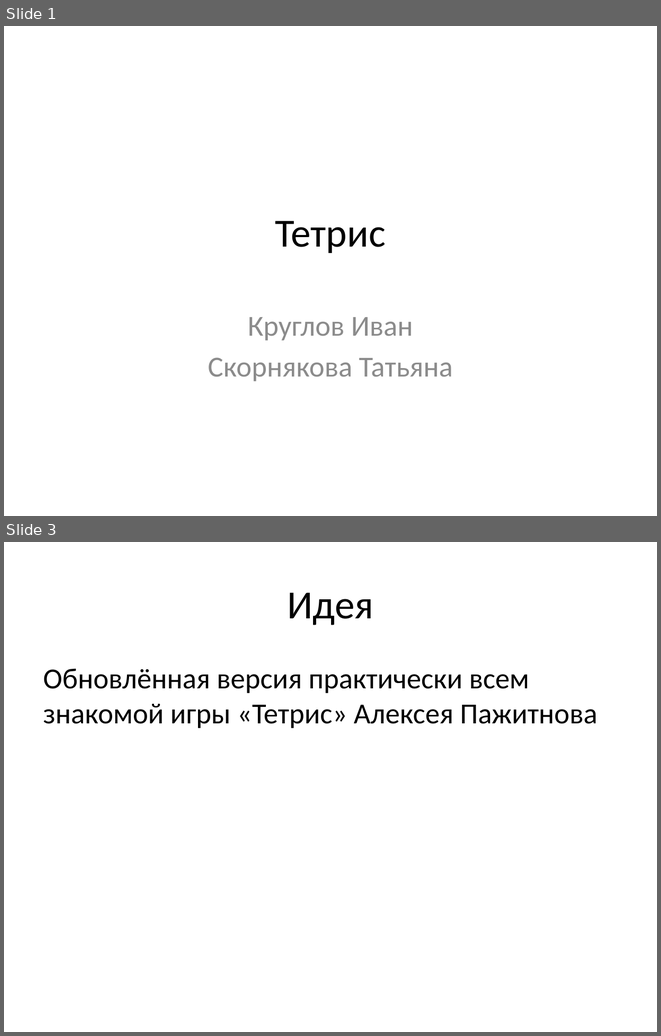
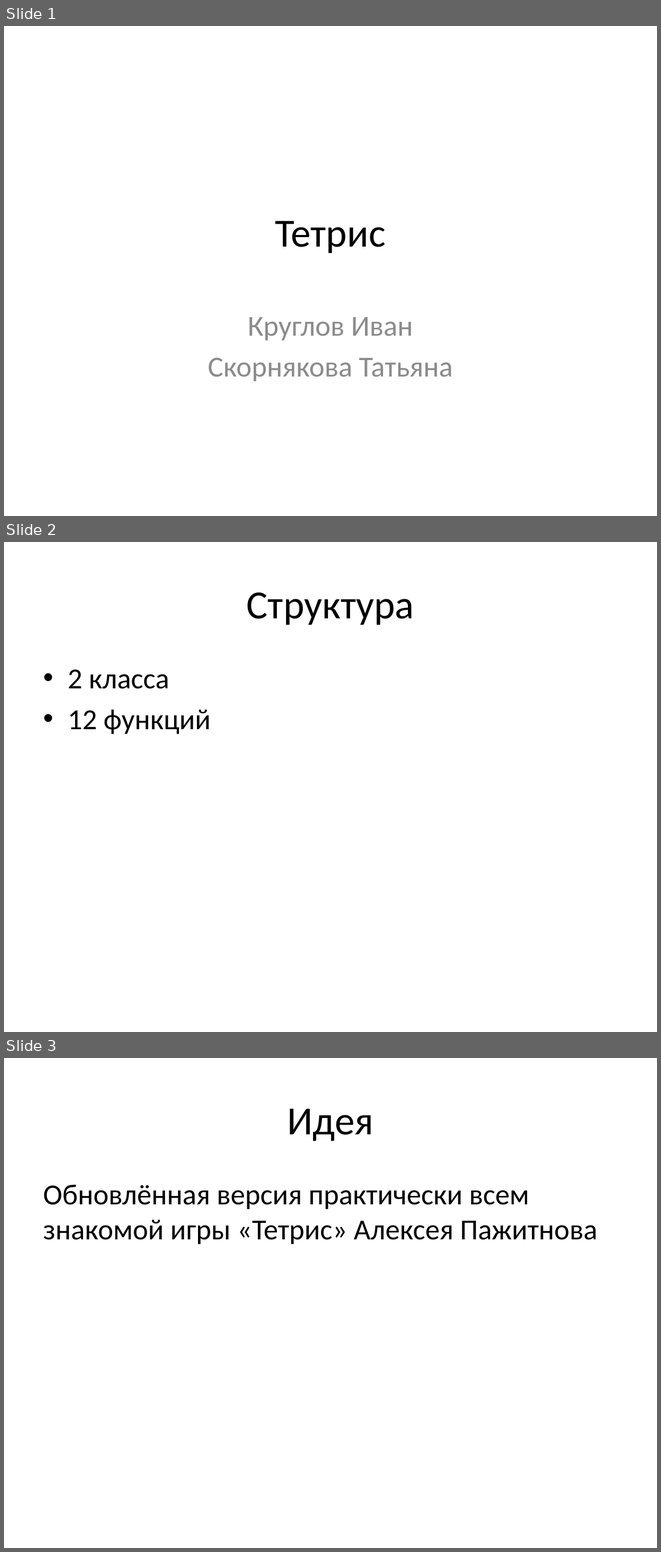
Before and after one commit to pihta24/Tetris, a slide deck: Тетрис.pptx. Shown one above the other, each under a label of ours: slides 1 and 3 before the commit, slides 1, 2 and 3 after it; the slides between them are not shown. The pictures are 661x1036 and 661x1552 pixels, drawn with LibreOffice and Linux fonts; fonts in the diff are those of the drawing. Boxes give left, top, right and bottom in pixels: in the first picture for what was removed or moved away, otherwise in the second. Text is boxed around its words. In the diff, an @@ line names an element or a change of style, - is before the commit and + after.

```diff
--- a/Тетрис.pptx
+++ b/Тетрис.pptx
@@ slide 2 added at [4, 542, 657, 1032], background #FFFFFF @@
@@ title added at [247, 592, 414, 625], 44 pt, text #000000 @@
+Структура
@@ text added at [68, 669, 211, 734], 32 pt, text #000000 @@
+• 2 класса
+• 12 функций
```
Also in this commit, not shown: 1 slide removed.
